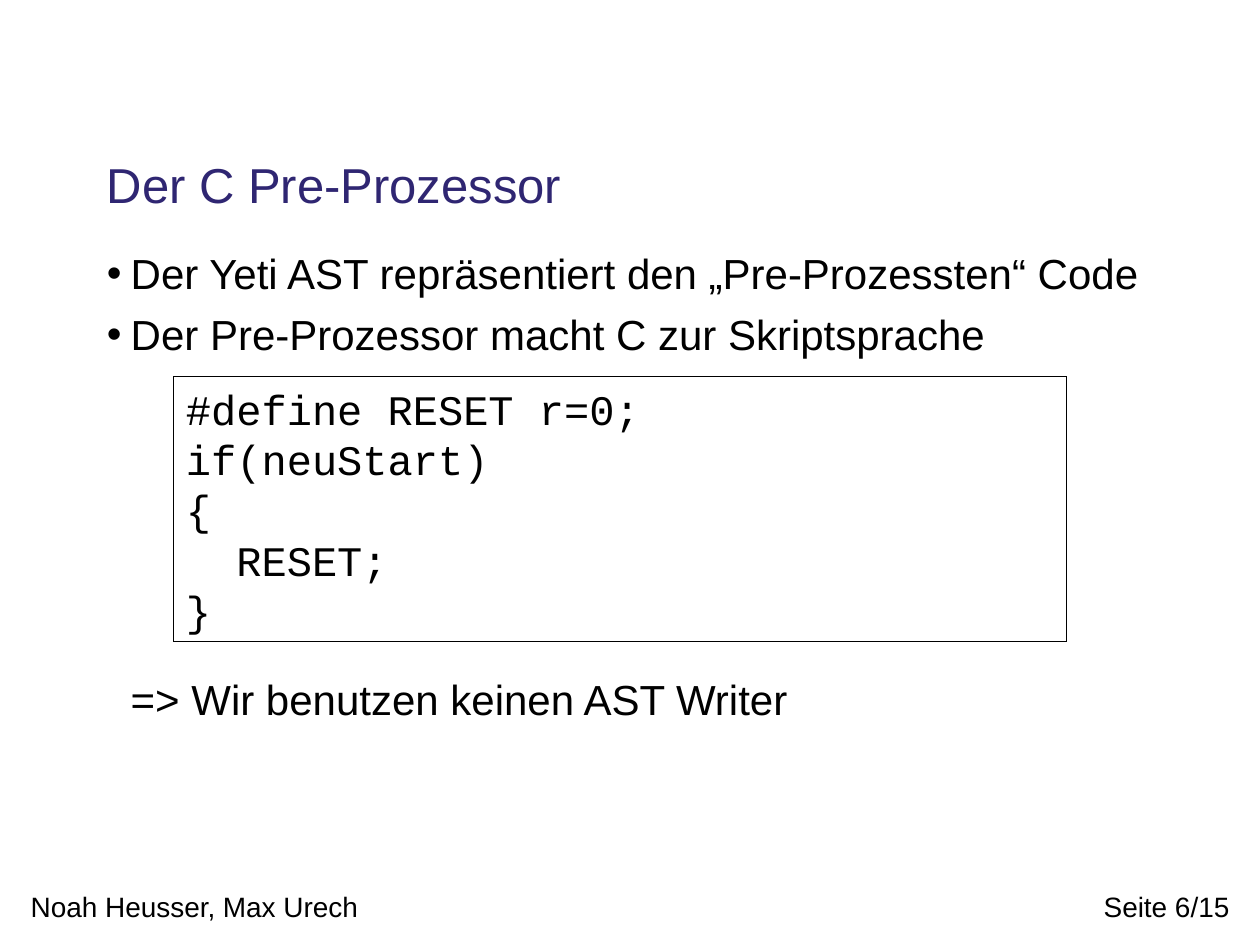
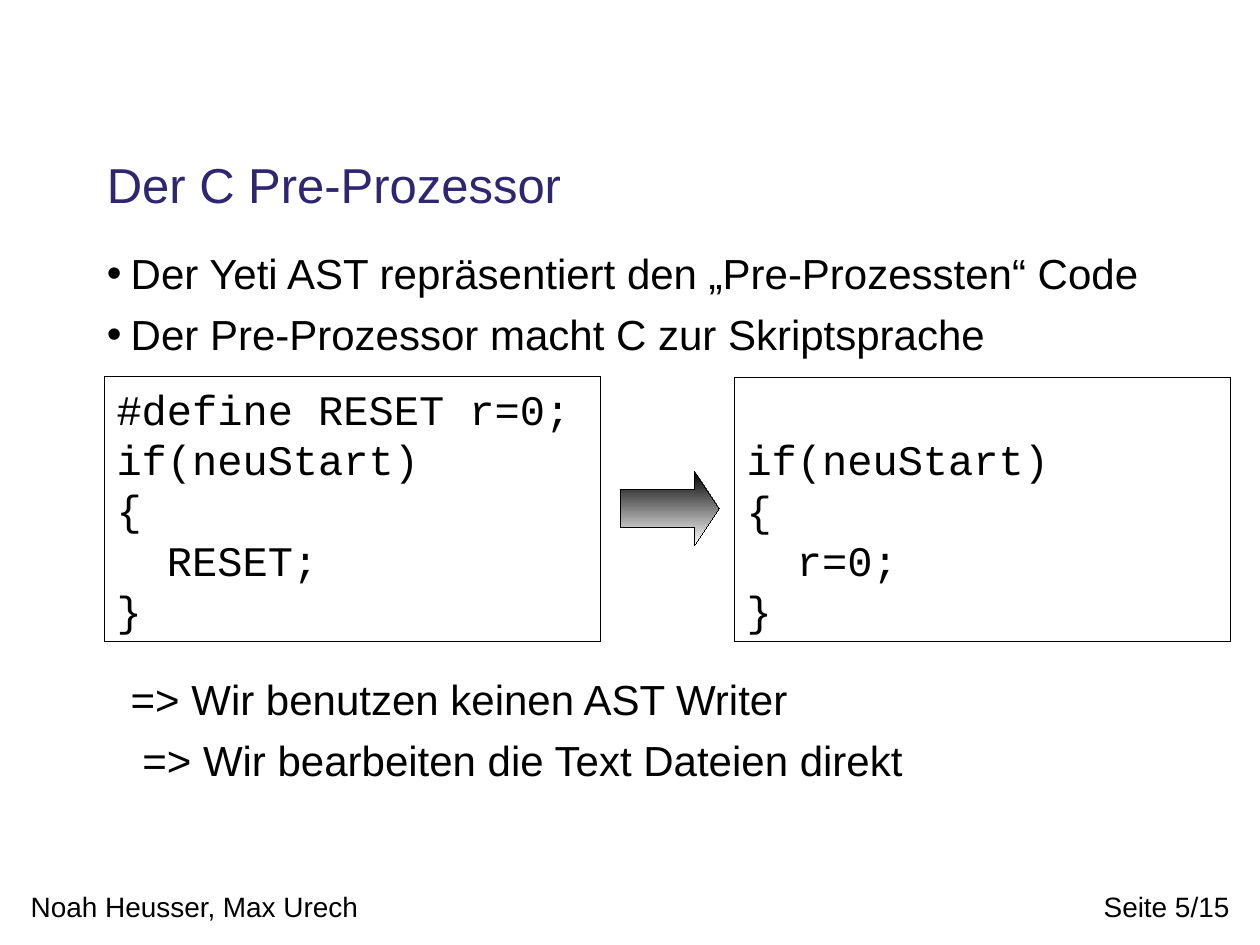
Before and after one commit to phsommer/yeti, a slide deck: slide 5 of TinyOS Refactoring/doc/presentation.odp (slide 6 before the commit). Drawn at 1260x945 pixels with LibreOffice and Linux fonts; fonts in the diff are those of the drawing; background and template pictures are left out. Boxes give left, top, right and bottom in pixels: in the first picture for what was removed or moved away, otherwise in the second. Text is boxed around its words. In the diff, an @@ line names an element or a change of style, - is before the commit and + after.

```diff
--- a/TinyOS Refactoring/doc/presentation.odp
+++ b/TinyOS Refactoring/doc/presentation.odp
@@ rectangle "#define RESET r=0;": place and size @@
-rectangle "#define RESET r=0;" at [174, 377, 1067, 641]
+rectangle "#define RESET r=0;" at [105, 377, 601, 641]
@@ rectangle added at [735, 377, 1231, 641], outline #000000 0 pt, 24 pt, text #000000 @@
+if(neuStart)
+{
+r=0;
+}
@@ right arrow added at [620, 471, 719, 546], fill gradient #000000 to #FFFFFF, outline #000000 0 pt @@
@@ text at [203, 745, 903, 777]: paragraph added @@
+=> Wir bearbeiten die Text Dateien direkt
@@ page number at [1104, 896, 1229, 918]: text changed @@
-Seite 6/15
+Seite 5/15
```
Also in this commit, not shown: 3 other slides changed, 2 slides added, 2 slides removed.
